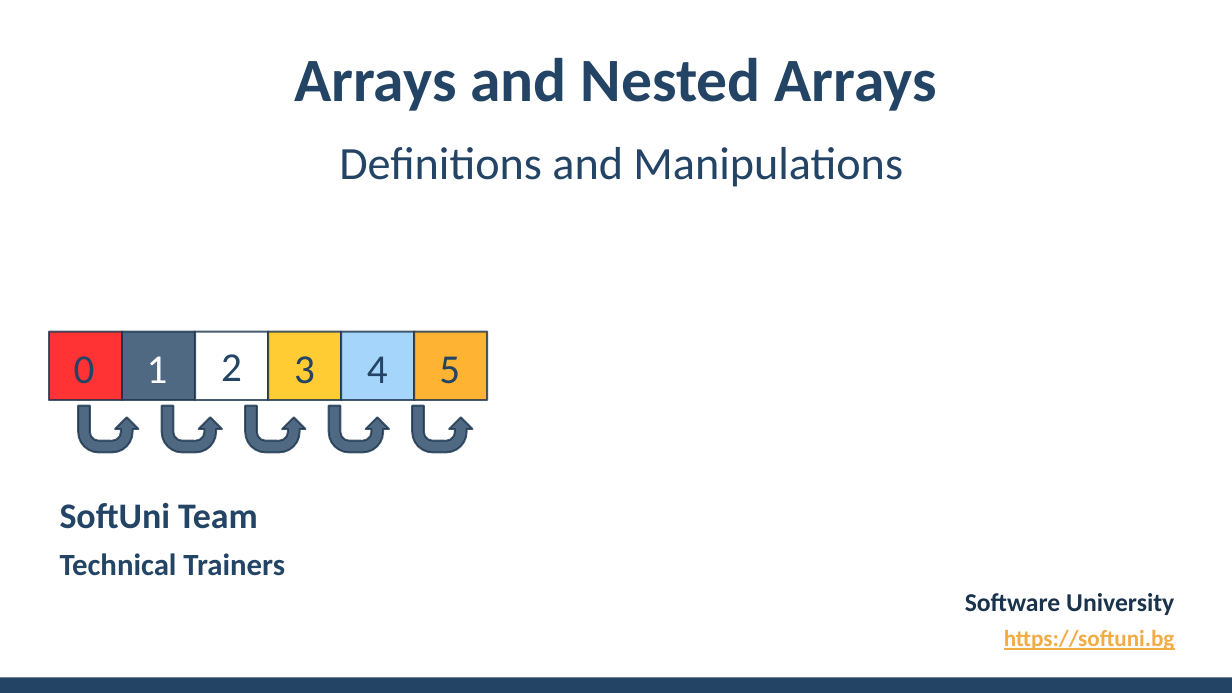
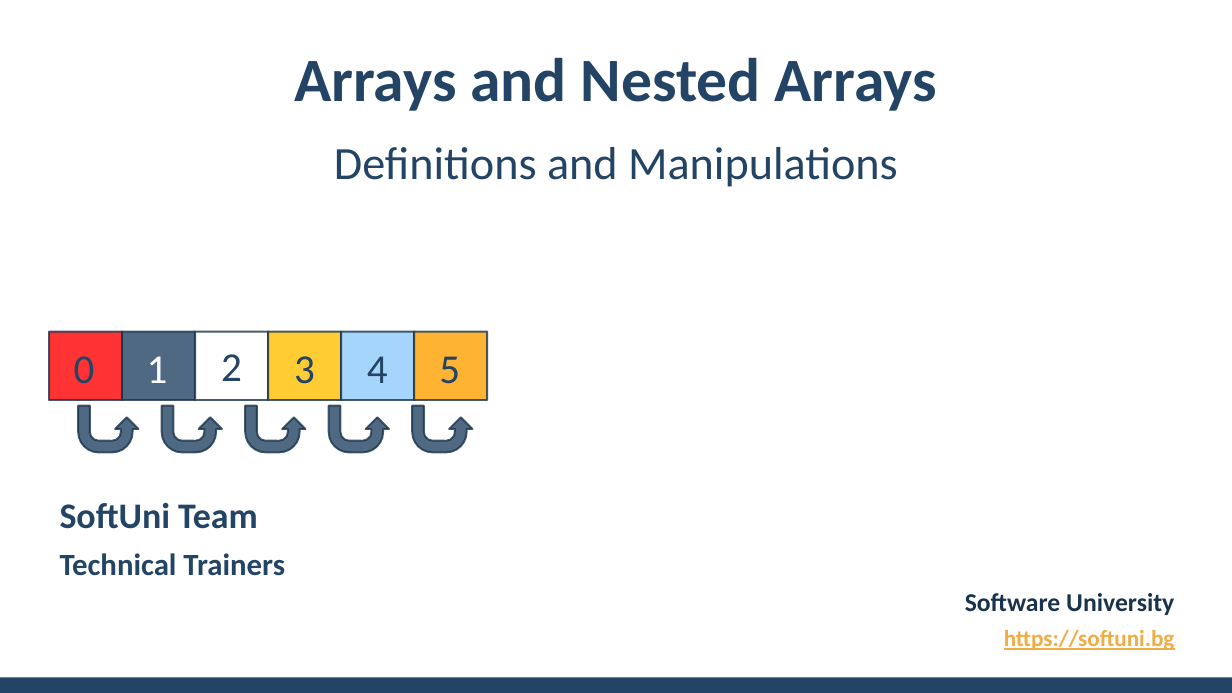
Before and after one commit to NikolayKostadinov/JS-Advanced, a slide deck: slide 1 of Presentation/02. JS-Advanced-Arrays-and-Nested-Arrays.pptx. Drawn at 1232x693 pixels with LibreOffice and Linux fonts; fonts in the diff are those of the drawing; background and template pictures are left out. Boxes give left, top, right and bottom in pixels: in the first picture for what was removed or moved away, otherwise in the second. Text is boxed around its words. In the diff, an @@ line names an element or a change of style, - is before the commit and + after.

Commit message:
PresentationChenge

```diff
--- a/Presentation/02. JS-Advanced-Arrays-and-Nested-Arrays.pptx
+++ b/Presentation/02. JS-Advanced-Arrays-and-Nested-Arrays.pptx
@@ subtitle "Definitions and Manipulations": place and size @@
-subtitle "Definitions and Manipulations" at <box>339,147,903,187</box>
+subtitle "Definitions and Manipulations" at <box>334,147,898,187</box>
```
